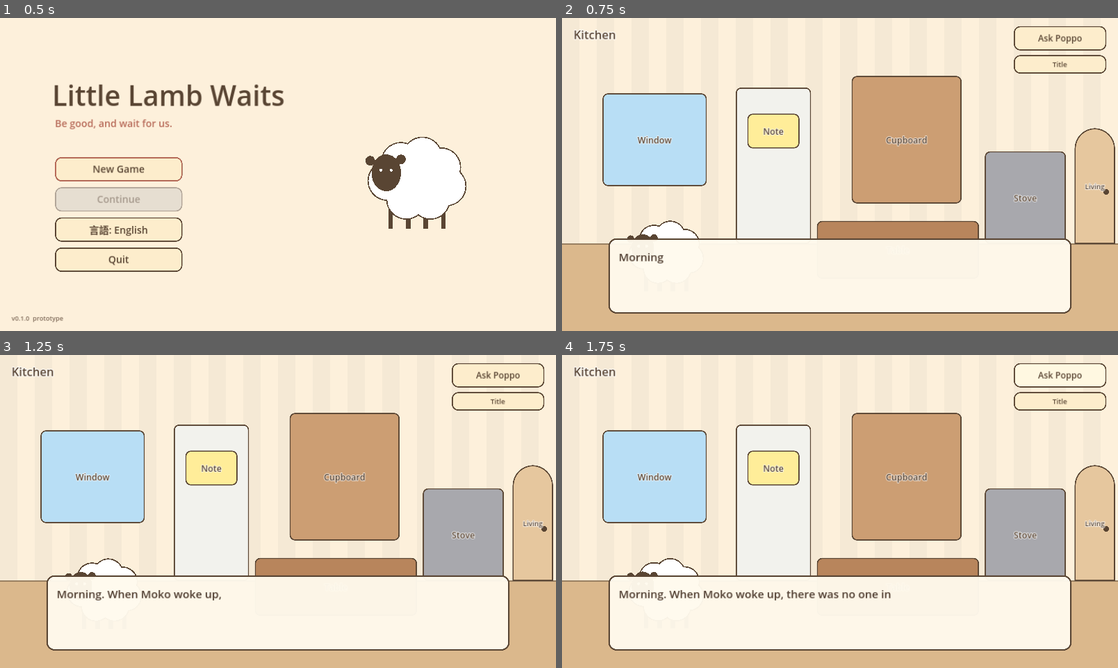
Above: before the commit, frames 1-4 (two rows, left to right).
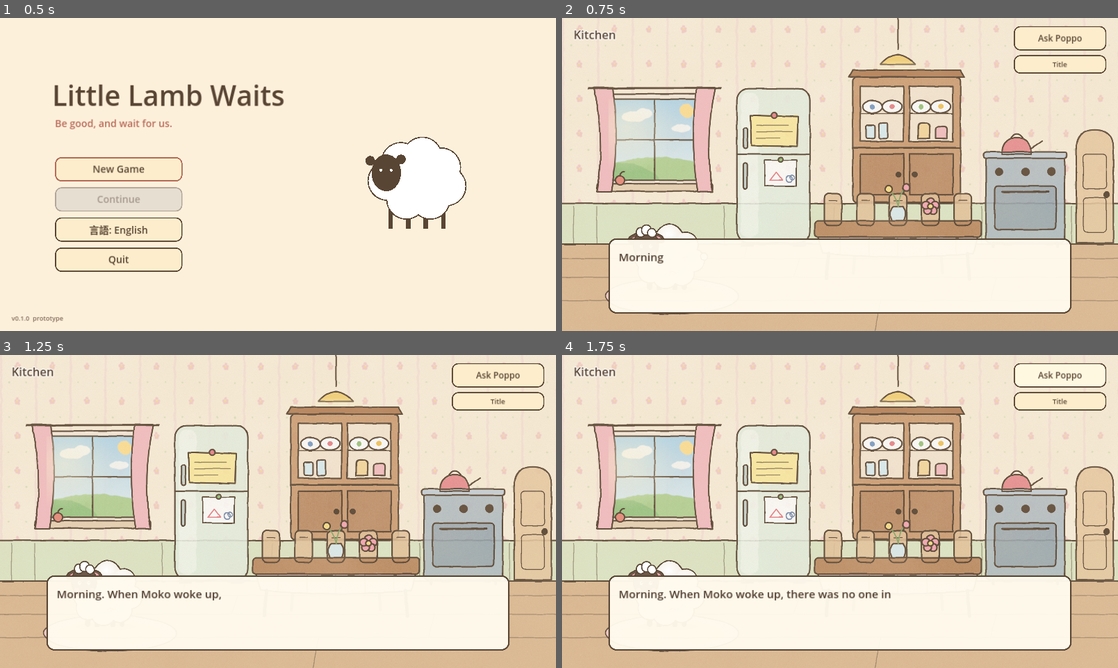
Above: after the commit, the same moments.

Repository: otomasisan/0001.Game1
Game: Godot game, scene res://scenes/title.tscn
Same seed, same stepped clock (60 frames per second), same inputs: the game is played once before the commit and once after it.
Inputs:
- Up to frame 1 (0.5 s): no input
- Up to frame 2 (0.75 s): click "New Game" at 0.5 s
- Up to frame 3 (1.25 s): no input
- Up to frame 4 (1.75 s): click "Ask Poppo" at 1.25 s

Frame 1 is identical in both runs. In frame 2, 21% of the frame differs, in the area x 0-100%, y 0-100%; in frame 3, 21%; in frame 4, 21%.

Commit message:
絵柄お試し: 台所(第1章)の背景とモコの立ち絵
- 絵本風(手描き線+水彩+紙の質感)の台所背景とモコを SVG で作成し PNG に書き出し
- 背景の絵がある部屋では、クリック場所をなぞったときだけ光らせて名前の札を出す
- 部屋に章ごとの背景(backgrounds)、モコに立ち絵(texture)を設定できるように
- 絵の作り方とルールを art/README.md に記載
- PNG はいったん通常の Git で管理(CI は LFS 取得も有効化)

Co-Authored-By: Claude Opus 5.5 <noreply@anthropic.com>
Claude-Session: https://claude.ai/code/session_01MyMhrxTU5A9NQx4teADWGb

Diff:
--- /dev/null
+++ b/art/src/kitchen_ch1.svg
@@ -0,0 +1,223 @@
+<svg xmlns="http://www.w3.org/2000/svg" width="1920" height="1080" viewBox="0 0 1920 1080">
+  <!-- ひつじのおるすばん / 台所(第1章「通常」)  絵柄お試し版
+       線: 太めの手描き風(ゆらぎフィルタ)  塗り: 水彩風(にじみ+紙の質感)
+       クリック位置(scenes/rooms/kitchen.tscn)と物の位置をそろえてある -->
+  <defs>
+    <filter id="wobble" x="-5%" y="-5%" width="110%" height="110%">
+      <feTurbulence type="fractalNoise" baseFrequency="0.018" numOctaves="2" seed="3" result="n"/>
+      <feDisplacementMap in="SourceGraphic" in2="n" scale="5" xChannelSelector="R" yChannelSelector="G"/>
+    </filter>
+    <filter id="wc" x="-5%" y="-5%" width="110%" height="110%">
+      <feTurbulence type="fractalNoise" baseFrequency="0.035" numOctaves="3" seed="8" result="n"/>
+      <feDisplacementMap in="SourceGraphic" in2="n" scale="9" xChannelSelector="R" yChannelSelector="G" result="d"/>
+      <feGaussianBlur in="d" stdDeviation="1.3" result="b"/>
+      <feTurbulence type="fractalNoise" baseFrequency="0.9" numOctaves="2" seed="2" result="grain"/>
+      <feColorMatrix in="grain" type="matrix" values="0 0 0 0 0  0 0 0 0 0  0 0 0 0 0  0 0 0 -0.35 1.05" result="ga"/>
+      <feComposite in="b" in2="ga" operator="in"/>
+    </filter>
+    <filter id="paper" x="0" y="0" width="100%" height="100%">
+      <feTurbulence type="fractalNoise" baseFrequency="0.6" numOctaves="3" seed="11" result="n"/>
+      <feColorMatrix in="n" type="matrix" values="0 0 0 0 0.45  0 0 0 0 0.36  0 0 0 0 0.25  0 0 0 0.16 0"/>
+    </filter>
+    <filter id="blotch" x="0" y="0" width="100%" height="100%">
+      <feTurbulence type="fractalNoise" baseFrequency="0.004" numOctaves="3" seed="5" result="n"/>
+      <feColorMatrix in="n" type="matrix" values="0 0 0 0 0.85  0 0 0 0 0.65  0 0 0 0 0.45  0 0 0 0.22 -0.06"/>
+    </filter>
+    <filter id="soft"><feGaussianBlur stdDeviation="18"/></filter>
+    <pattern id="wallpaper" width="120" height="120" patternUnits="userSpaceOnUse">
+      <rect width="120" height="120" fill="#FBF0DC"/>
+      <rect x="0" width="8" height="120" fill="#F6DCD6" opacity="0.7"/>
+      <g fill="#F2BFC4" opacity="0.75">
+        <circle cx="60" cy="30" r="5"/><circle cx="66" cy="38" r="5"/><circle cx="54" cy="38" r="5"/>
+        <circle cx="57" cy="46" r="5"/><circle cx="64" cy="46" r="5"/>
+      </g>
+      <circle cx="60" cy="40" r="3" fill="#F7DD8A"/>
+      <g fill="#C9DDB0" opacity="0.8"><circle cx="30" cy="95" r="3"/><circle cx="90" cy="95" r="3"/></g>
+    </pattern>
+    <linearGradient id="sky" x1="0" y1="0" x2="0" y2="1">
+      <stop offset="0" stop-color="#A8D4EE"/><stop offset="1" stop-color="#E4F2F7"/>
+    </linearGradient>
+    <clipPath id="glass"><rect x="160" y="280" width="320" height="280"/></clipPath>
+    <radialGradient id="sunlight" cx="0.2" cy="0.35" r="0.55">
+      <stop offset="0" stop-color="#FFF6D8" stop-opacity="0.55"/><stop offset="1" stop-color="#FFF6D8" stop-opacity="0"/>
+    </radialGradient>
+  </defs>
+
+  <!-- ===== 壁と床 ===== -->
+  <g filter="url(#wc)">
+    <rect x="-20" y="-20" width="1960" height="680" fill="url(#wallpaper)"/>
+    <rect x="-20" y="640" width="1960" height="150" fill="#DCE7C6"/>
+    <rect x="-20" y="780" width="1960" height="320" fill="#D9B48A"/>
+    <ellipse cx="380" cy="960" rx="230" ry="62" fill="#F3C9C9"/>
+    <ellipse cx="380" cy="960" rx="180" ry="44" fill="#F8DEDA"/>
+  </g>
+  <g filter="url(#wobble)" stroke="#5A4636" stroke-linecap="round" fill="none">
+    <g stroke-width="3" opacity="0.5">
+      <line x1="40" y1="650" x2="40" y2="778"/><line x1="120" y1="650" x2="120" y2="778"/>
+      <line x1="560" y1="650" x2="560" y2="778"/><line x1="940" y1="650" x2="940" y2="700"/>
+      <line x1="1450" y1="650" x2="1450" y2="778"/><line x1="1760" y1="650" x2="1760" y2="778"/>
+    </g>
+    <path d="M-10 640 H1930" stroke-width="5"/>
+    <path d="M-10 780 H1930" stroke-width="6"/>
+    <g stroke-width="3" opacity="0.45">
+      <path d="M-10 830 H1930"/><path d="M-10 895 H1930"/><path d="M-10 975 H1930"/>
+      <path d="M300 780 L270 830"/><path d="M820 830 L800 895"/><path d="M1500 895 L1480 975"/>
+      <path d="M1100 975 L1080 1080"/><path d="M640 780 L630 830"/>
+    </g>
+    <ellipse cx="380" cy="960" rx="230" ry="62" stroke-width="4"/>
+  </g>
+
+  <!-- ===== ペンダントライト ===== -->
+  <g filter="url(#wobble)" stroke="#5A4636" stroke-width="5" stroke-linejoin="round">
+    <line x1="1160" y1="-10" x2="1160" y2="110"/>
+    <path d="M1100 160 Q1160 92 1220 160 Z" fill="#F5D37A"/>
+  </g>
+  <ellipse cx="1160" cy="190" rx="90" ry="34" fill="#FFF2C2" opacity="0.5" filter="url(#soft)"/>
+
+  <!-- ===== 窓 (140,260)-(500,580) ===== -->
+  <g filter="url(#wc)" clip-path="url(#glass)">
+    <rect x="160" y="280" width="320" height="280" fill="url(#sky)"/>
+    <ellipse cx="330" cy="600" rx="260" ry="120" fill="#A9CF8C"/>
+    <ellipse cx="200" cy="610" rx="160" ry="110" fill="#8FC07A"/>
+    <g fill="#FFFFFF" opacity="0.9">
+      <ellipse cx="250" cy="340" rx="44" ry="18"/><ellipse cx="282" cy="330" rx="30" ry="18"/>
+      <ellipse cx="410" cy="380" rx="34" ry="13"/>
+    </g>
+    <circle cx="430" cy="320" r="24" fill="#FFE08A"/>
+  </g>
+  <g filter="url(#wobble)" stroke="#5A4636" stroke-width="5" stroke-linejoin="round">
+    <rect x="150" y="270" width="340" height="300" fill="none" stroke-width="16" stroke="#F6EBDD"/>
+    <rect x="142" y="262" width="356" height="316" fill="none"/>
+    <rect x="160" y="280" width="320" height="280" fill="none"/>
+    <line x1="320" y1="280" x2="320" y2="560"/><line x1="160" y1="420" x2="480" y2="420"/>
+    <rect x="120" y="572" width="400" height="26" rx="6" fill="#E9D3B6"/>
+    <circle cx="200" cy="560" r="16" fill="#E88C7D"/><path d="M200 544 q6 -18 18 -14" fill="none"/>
+    <path d="M110 240 Q150 420 120 600 L170 600 Q200 420 175 240 Z" fill="#F4BFC3"/>
+    <path d="M530 240 Q490 420 520 600 L470 600 Q440 420 465 240 Z" fill="#F4BFC3"/>
+    <line x1="90" y1="242" x2="550" y2="242" stroke-width="7"/>
+  </g>
+  <rect x="160" y="280" width="320" height="280" fill="url(#sunlight)"/>
+
+  <!-- ===== れいぞうこ (600,240)-(860,780) と メモ (640,330)-(820,450) ===== -->
+  <g filter="url(#wc)">
+    <rect x="604" y="244" width="252" height="532" rx="40" fill="#E6F0E2"/>
+    <rect x="618" y="258" width="60" height="500" rx="24" fill="#F6FAF3" opacity="0.8"/>
+    <rect x="650" y="336" width="166" height="108" fill="#FCEB9C"/>
+    <rect x="700" y="490" width="110" height="90" fill="#FFFFFF"/>
+  </g>
+  <g filter="url(#wobble)" stroke="#5A4636" stroke-width="5" stroke-linecap="round" stroke-linejoin="round" fill="none">
+    <rect x="604" y="244" width="252" height="532" rx="40"/>
+    <line x1="604" y1="470" x2="856" y2="470"/>
+    <rect x="626" y="380" width="14" height="70" rx="7" fill="#C9D3CC"/>
+    <rect x="626" y="500" width="14" height="90" rx="7" fill="#C9D3CC"/>
+    <rect x="620" y="776" width="40" height="10" fill="#5A4636"/><rect x="800" y="776" width="40" height="10" fill="#5A4636"/>
+    <!-- メモ -->
+    <path d="M650 336 L816 340 L812 444 L654 440 Z" fill="none"/>
+    <circle cx="733" cy="336" r="10" fill="#E8848A"/>
+    <g stroke-width="3" opacity="0.7">
+      <path d="M672 370 h110"/><path d="M672 392 h124"/><path d="M672 414 h80"/>
+    </g>
+    <!-- 子どもの絵(クレヨンの家とひつじ: ミナの気配) -->
+    <rect x="700" y="490" width="110" height="90" stroke-width="4"/>
+    <circle cx="755" cy="488" r="8" fill="#8FC07A"/>
+    <path d="M718 560 l22 -28 l22 28 Z" stroke="#E8848A" stroke-width="4"/>
+    <circle cx="785" cy="555" r="11" stroke="#7A8FB0" stroke-width="4"/>
+    <circle cx="796" cy="550" r="8" stroke="#7A8FB0" stroke-width="4"/>
+  </g>
+
+  <!-- ===== しょっきだな (1000,200)-(1380,640) ===== -->
+  <g filter="url(#wc)">
+    <rect x="1004" y="204" width="372" height="432" rx="14" fill="#C8956A"/>
+    <rect x="1030" y="236" width="150" height="190" fill="#F4E7D3"/>
+    <rect x="1200" y="236" width="150" height="190" fill="#F4E7D3"/>
+    <rect x="1030" y="470" width="150" height="140" fill="#B7845B"/>
+    <rect x="1200" y="470" width="150" height="140" fill="#B7845B"/>
+  </g>
+  <g filter="url(#wobble)" stroke="#5A4636" stroke-width="5" stroke-linejoin="round" stroke-linecap="round" fill="none">
+    <path d="M990 204 H1390 L1376 180 H1004 Z" fill="#B7845B"/>
+    <rect x="1004" y="204" width="372" height="432" rx="14"/>
+    <rect x="1030" y="236" width="150" height="190"/><rect x="1200" y="236" width="150" height="190"/>
+    <line x1="1030" y1="330" x2="1180" y2="330" stroke-width="4"/><line x1="1200" y1="330" x2="1350" y2="330" stroke-width="4"/>
+    <!-- 4枚のおさら(家族の色) -->
+    <ellipse cx="1072" cy="306" rx="34" ry="22" fill="#FFFFFF"/><circle cx="1072" cy="306" r="9" fill="#7A9CC6" stroke="none"/>
+    <ellipse cx="1140" cy="306" rx="34" ry="22" fill="#FFFFFF"/><circle cx="1140" cy="306" r="9" fill="#E8848A" stroke="none"/>
+    <ellipse cx="1240" cy="306" rx="34" ry="22" fill="#FFFFFF"/><circle cx="1240" cy="306" r="9" fill="#9CC47F" stroke="none"/>
+    <ellipse cx="1308" cy="306" rx="34" ry="22" fill="#FFFFFF"/><circle cx="1308" cy="306" r="9" fill="#F2C55C" stroke="none"/>
+    <!-- コップとびん -->
+    <rect x="1050" y="370" width="30" height="46" rx="6" fill="#DCEEF2"/><rect x="1094" y="362" width="30" height="54" rx="6" fill="#DCEEF2"/>
+    <path d="M1230 416 v-40 q0 -14 14 -14 h12 q14 0 14 14 v40 Z" fill="#F7D9A0"/>
+    <path d="M1290 416 v-30 q0 -12 12 -12 h16 q12 0 12 12 v30 Z" fill="#F4BFC3"/>
+    <line x1="1004" y1="448" x2="1376" y2="448" stroke-width="6"/>
+    <rect x="1030" y="470" width="150" height="140"/><rect x="1200" y="470" width="150" height="140"/>
+    <circle cx="1162" cy="540" r="8" fill="#5A4636"/><circle cx="1218" cy="540" r="8" fill="#5A4636"/>
+  </g>
+
+  <!-- ===== コンロ (1460,460)-(1740,780) ===== -->
+  <g filter="url(#wc)">
+    <rect x="1464" y="476" width="272" height="300" rx="16" fill="#AEBBC4"/>
+    <rect x="1494" y="580" width="212" height="150" rx="12" fill="#97A6B0"/>
+    <path d="M1520 470 q0 -56 50 -56 q50 0 50 56 Z" fill="#E8848A"/>
+  </g>
+  <g filter="url(#wobble)" stroke="#5A4636" stroke-width="5" stroke-linejoin="round" stroke-linecap="round" fill="none">
+    <rect x="1464" y="476" width="272" height="300" rx="16"/>
+    <rect x="1456" y="462" width="288" height="22" rx="8" fill="#C7D1D8"/>
+    <rect x="1494" y="580" width="212" height="150" rx="12"/>
+    <line x1="1520" y1="600" x2="1680" y2="600" stroke-width="7"/>
+    <circle cx="1510" cy="530" r="12" fill="#5A4636"/><circle cx="1600" cy="530" r="12" fill="#5A4636"/><circle cx="1690" cy="530" r="12" fill="#5A4636"/>
+    <!-- やかん -->
+    <path d="M1520 470 q0 -56 50 -56 q50 0 50 56 Z"/>
+    <path d="M1550 414 q20 -26 40 0"/>
+    <path d="M1620 450 l38 -26"/>
+    <path d="M1490 790 v-14 M1710 790 v-14" stroke-width="10"/>
+  </g>
+
+  <!-- ===== テーブルといす (880,700)-(1440,900) ===== -->
+  <g filter="url(#wc)">
+    <g fill="#E5C49C">
+      <rect x="906" y="606" width="60" height="110" rx="16"/>
+      <rect x="1018" y="606" width="60" height="110" rx="16"/>
+      <rect x="1130" y="606" width="60" height="110" rx="16"/>
+      <rect x="1242" y="606" width="60" height="110" rx="16"/>
+      <rect x="1354" y="606" width="60" height="110" rx="16"/>
+    </g>
+    <rect x="872" y="700" width="576" height="56" rx="10" fill="#B98258"/>
+    <path d="M884 756 H1436 L1420 812 Q1160 836 900 812 Z" fill="#F6D8D6"/>
+  </g>
+  <g filter="url(#wobble)" stroke="#5A4636" stroke-width="5" stroke-linejoin="round" stroke-linecap="round" fill="none">
+    <rect x="906" y="606" width="60" height="110" rx="16"/><line x1="922" y1="630" x2="950" y2="630" stroke-width="3"/>
+    <rect x="1018" y="606" width="60" height="110" rx="16"/><line x1="1034" y1="630" x2="1062" y2="630" stroke-width="3"/>
+    <rect x="1130" y="606" width="60" height="110" rx="16"/><line x1="1146" y1="630" x2="1174" y2="630" stroke-width="3"/>
+    <rect x="1242" y="606" width="60" height="110" rx="16"/>
+    <rect x="1354" y="606" width="60" height="110" rx="16"/><line x1="1370" y1="630" x2="1398" y2="630" stroke-width="3"/>
+    <!-- 4つめの椅子だけ、花のクッション(だれの席?) -->
+    <g transform="translate(1272 650)">
+      <circle cx="0" cy="-16" r="13" fill="#F4A9B4"/><circle cx="15" cy="-4" r="13" fill="#F4A9B4"/>
+      <circle cx="9" cy="14" r="13" fill="#F4A9B4"/><circle cx="-9" cy="14" r="13" fill="#F4A9B4"/>
+      <circle cx="-15" cy="-4" r="13" fill="#F4A9B4"/><circle cx="0" cy="0" r="9" fill="#F7DD8A"/>
+    </g>
+    <rect x="872" y="700" width="576" height="56" rx="10"/>
+    <path d="M884 756 H1436 L1420 812 Q1160 836 900 812 Z"/>
+    <g stroke-width="3" opacity="0.5"><path d="M960 760 v56"/><path d="M1060 760 v62"/><path d="M1160 760 v64"/><path d="M1260 760 v62"/><path d="M1360 760 v56"/></g>
+    <path d="M920 812 L912 900" stroke-width="12"/><path d="M1400 812 L1408 900" stroke-width="12"/>
+    <path d="M1010 826 L1006 880" stroke-width="10" opacity="0.6"/><path d="M1310 826 L1314 880" stroke-width="10" opacity="0.6"/>
+    <!-- テーブルの上: 花びん -->
+    <path d="M1140 700 q-14 -30 4 -50 h32 q18 20 4 50 Z" fill="#DCEEF2"/>
+    <path d="M1160 650 q-8 -40 -30 -56 M1160 650 q4 -44 26 -60" stroke="#7FA86A" stroke-width="4"/>
+    <circle cx="1128" cy="590" r="12" fill="#F7DD8A"/><circle cx="1188" cy="586" r="12" fill="#F4A9B4"/>
+  </g>
+
+  <!-- ===== ドア (1770,380)-(1910,780) ===== -->
+  <g filter="url(#wc)">
+    <path d="M1776 776 V450 Q1776 386 1840 386 Q1904 386 1904 450 V776 Z" fill="#E8C9A0"/>
+  </g>
+  <g filter="url(#wobble)" stroke="#5A4636" stroke-width="5" stroke-linejoin="round" fill="none">
+    <path d="M1776 776 V450 Q1776 386 1840 386 Q1904 386 1904 450 V776 Z"/>
+    <rect x="1800" y="470" width="80" height="120" rx="12" stroke-width="3"/>
+    <rect x="1800" y="620" width="80" height="120" rx="12" stroke-width="3"/>
+    <circle cx="1880" cy="610" r="9" fill="#5A4636"/>
+  </g>
+
+  <!-- ===== 紙の質感 ===== -->
+  <rect width="1920" height="1080" filter="url(#blotch)"/>
+  <rect width="1920" height="1080" filter="url(#paper)"/>
+</svg>
--- /dev/null
+++ b/art/src/moko.svg
@@ -0,0 +1,50 @@
+<svg xmlns="http://www.w3.org/2000/svg" width="400" height="400" viewBox="0 0 400 400">
+  <!-- ひつじのおるすばん / モコ(立ち絵・左向き) 絵柄お試し版 -->
+  <defs>
+    <filter id="wobble" x="-10%" y="-10%" width="120%" height="120%">
+      <feTurbulence type="fractalNoise" baseFrequency="0.03" numOctaves="2" seed="4" result="n"/>
+      <feDisplacementMap in="SourceGraphic" in2="n" scale="4" xChannelSelector="R" yChannelSelector="G"/>
+    </filter>
+    <filter id="wc" x="-10%" y="-10%" width="120%" height="120%">
+      <feTurbulence type="fractalNoise" baseFrequency="0.05" numOctaves="3" seed="9" result="n"/>
+      <feDisplacementMap in="SourceGraphic" in2="n" scale="6" xChannelSelector="R" yChannelSelector="G" result="d"/>
+      <feGaussianBlur in="d" stdDeviation="0.9"/>
+    </filter>
+    <radialGradient id="wool" cx="0.45" cy="0.35" r="0.7">
+      <stop offset="0" stop-color="#FFFFFF"/><stop offset="1" stop-color="#F1E8DA"/>
+    </radialGradient>
+  </defs>
+  <!-- かげ -->
+  <ellipse cx="205" cy="372" rx="130" ry="16" fill="#5A4636" opacity="0.15"/>
+  <!-- あし -->
+  <g filter="url(#wobble)" stroke="#5A4636" stroke-width="5" stroke-linecap="round">
+    <path d="M128 300 v62" stroke-width="22"/><path d="M168 310 v56" stroke-width="22"/>
+    <path d="M238 310 v56" stroke-width="22"/><path d="M278 300 v62" stroke-width="22"/>
+  </g>
+  <!-- もこもこの体(線の円の上に一回り小さい塗りの円を重ねて、外側の輪郭だけ残す) -->
+  <g filter="url(#wobble)">
+    <g fill="#5A4636"><circle cx="120" cy="236" r="58"/><circle cx="150" cy="176" r="58"/><circle cx="214" cy="150" r="62"/><circle cx="282" cy="180" r="58"/><circle cx="316" cy="246" r="52"/><circle cx="268" cy="300" r="56"/><circle cx="196" cy="312" r="58"/><circle cx="130" cy="292" r="54"/><circle cx="210" cy="236" r="80"/></g>
+    <g fill="url(#wool)"><circle cx="120" cy="236" r="53"/><circle cx="150" cy="176" r="53"/><circle cx="214" cy="150" r="57"/><circle cx="282" cy="180" r="53"/><circle cx="316" cy="246" r="47"/><circle cx="268" cy="300" r="51"/><circle cx="196" cy="312" r="53"/><circle cx="130" cy="292" r="49"/><circle cx="210" cy="236" r="75"/></g>
+    <g fill="none" stroke="#5A4636" stroke-width="3" stroke-linecap="round" opacity="0.35">
+      <path d="M196 160 q16 -10 30 0"/><path d="M272 236 q14 -10 28 0"/><path d="M214 300 q14 -10 28 0"/><path d="M286 176 q10 -12 24 -4"/>
+    </g>
+  </g>
+  <!-- しっぽ -->
+  <g filter="url(#wobble)"><circle cx="364" cy="230" r="16" fill="#FFFFFF" stroke="#5A4636" stroke-width="5"/></g>
+  <!-- 顔 -->
+  <g filter="url(#wobble)" stroke="#5A4636" stroke-width="5" stroke-linejoin="round">
+    <ellipse cx="62" cy="150" rx="30" ry="16" fill="#6E5848" transform="rotate(-28 62 150)"/>
+    <ellipse cx="164" cy="150" rx="30" ry="16" fill="#6E5848" transform="rotate(28 164 150)"/>
+    <ellipse cx="62" cy="152" rx="16" ry="7" fill="#F2A9B0" stroke="none" transform="rotate(-28 62 152)"/>
+    <ellipse cx="164" cy="152" rx="16" ry="7" fill="#F2A9B0" stroke="none" transform="rotate(28 164 152)"/>
+    <ellipse cx="112" cy="182" rx="54" ry="64" fill="#6E5848"/>
+    <!-- 頭の上のもこもこ -->
+    <g fill="#FFFFFF"><circle cx="90" cy="126" r="20"/><circle cx="114" cy="116" r="22"/><circle cx="138" cy="128" r="19"/></g>
+  </g>
+  <g>
+    <ellipse cx="92" cy="186" rx="7" ry="9" fill="#FFFFFF"/><ellipse cx="132" cy="186" rx="7" ry="9" fill="#FFFFFF"/>
+    <circle cx="94" cy="183" r="2.6" fill="#5A4636"/><circle cx="134" cy="183" r="2.6" fill="#5A4636"/>
+    <ellipse cx="80" cy="214" rx="11" ry="7" fill="#F2A9B0" opacity="0.8"/><ellipse cx="146" cy="214" rx="11" ry="7" fill="#F2A9B0" opacity="0.8"/>
+    <path d="M104 222 q8 7 16 0" fill="none" stroke="#F4E3D3" stroke-width="3" stroke-linecap="round"/>
+  </g>
+</svg>
--- a/scenes/rooms/kids_room.tscn
+++ b/scenes/rooms/kids_room.tscn
@@ -1,8 +1,9 @@
-[gd_scene load_steps=4 format=3]
+[gd_scene load_steps=5 format=3]
 
 [ext_resource type="Script" path="res://scripts/room.gd" id="1"]
 [ext_resource type="Script" path="res://scripts/hotspot.gd" id="2"]
 [ext_resource type="Script" path="res://scripts/moko.gd" id="3"]
+[ext_resource type="Texture2D" path="res://assets/characters/moko.png" id="4"]
 
 [node name="KidsRoom" type="Control"]
 layout_mode = 3
@@ -82,3 +83,4 @@
 offset_right = 1000.0
 offset_bottom = 980.0
 script = ExtResource("3")
+texture = ExtResource("4")
--- a/scenes/rooms/kitchen.tscn
+++ b/scenes/rooms/kitchen.tscn
@@ -1,8 +1,10 @@
-[gd_scene load_steps=4 format=3]
+[gd_scene load_steps=6 format=3]
 
 [ext_resource type="Script" path="res://scripts/room.gd" id="1"]
 [ext_resource type="Script" path="res://scripts/hotspot.gd" id="2"]
 [ext_resource type="Script" path="res://scripts/moko.gd" id="3"]
+[ext_resource type="Texture2D" path="res://assets/characters/moko.png" id="4"]
+[ext_resource type="Texture2D" path="res://assets/rooms/kitchen_ch1.png" id="bg1"]
 
 [node name="Kitchen" type="Control"]
 layout_mode = 3
@@ -16,6 +18,7 @@
 name_key = "ROOM_KITCHEN"
 wall_colors = Array[Color]([Color(0.99, 0.94, 0.86, 1), Color(0.98, 0.82, 0.68, 1), Color(0.82, 0.8, 0.78, 1), Color(0.9, 0.84, 0.62, 1)])
 floor_color = Color(0.86, 0.72, 0.55, 1)
+backgrounds = Array[Texture2D]([ExtResource("bg1")])
 
 
 [node name="Window" type="Control" parent="."]
@@ -102,3 +105,4 @@
 offset_right = 520.0
 offset_bottom = 960.0
 script = ExtResource("3")
+texture = ExtResource("4")
--- a/scenes/rooms/living_room.tscn
+++ b/scenes/rooms/living_room.tscn
@@ -1,8 +1,9 @@
-[gd_scene load_steps=4 format=3]
+[gd_scene load_steps=5 format=3]
 
 [ext_resource type="Script" path="res://scripts/room.gd" id="1"]
 [ext_resource type="Script" path="res://scripts/hotspot.gd" id="2"]
 [ext_resource type="Script" path="res://scripts/moko.gd" id="3"]
+[ext_resource type="Texture2D" path="res://assets/characters/moko.png" id="4"]
 
 [node name="LivingRoom" type="Control"]
 layout_mode = 3
@@ -95,3 +96,4 @@
 offset_right = 620.0
 offset_bottom = 980.0
 script = ExtResource("3")
+texture = ExtResource("4")
--- a/scripts/hotspot.gd
+++ b/scripts/hotspot.gd
@@ -23,6 +23,12 @@
 @export var visible_if: String = ""
 @export var draw_placeholder: bool = true
 @export var label_size: int = 30
+
+## 部屋に背景の絵があるとき true(Room が設定する)。仮の図形は描かず、なぞったときだけ光らせる
+var art_mode := false:
+	set(v):
+		art_mode = v
+		queue_redraw()
 
 var _hover := false
 
@@ -55,6 +61,9 @@
 
 
 func _draw() -> void:
+	if art_mode:
+		_draw_art_hover()
+		return
 	if not draw_placeholder:
 		return
 	var col := fill_color.lightened(0.15) if _hover else fill_color
@@ -93,3 +102,28 @@
 		var pos := Vector2((size.x - ts.x) * 0.5, size.y * 0.5 + ts.y * 0.3)
 		draw_string_outline(font, pos, text, HORIZONTAL_ALIGNMENT_LEFT, -1, label_size, 8, Color(1, 1, 1, 0.85))
 		draw_string(font, pos, text, HORIZONTAL_ALIGNMENT_LEFT, -1, label_size, line)
+
+
+func _draw_art_hover() -> void:
+	if not _hover or hotspot_id.is_empty():
+		return
+	var sb := StyleBoxFlat.new()
+	sb.bg_color = Color(1, 0.98, 0.9, 0.18)
+	sb.border_color = Color(1, 0.97, 0.86, 0.95)
+	sb.set_border_width_all(5)
+	sb.set_corner_radius_all(22)
+	draw_style_box(sb, Rect2(Vector2(-6, -6), size + Vector2(12, 12)))
+	if label_key.is_empty():
+		return
+	# 名前の札
+	var font := get_theme_default_font()
+	var text := tr(label_key)
+	var ts := font.get_string_size(text, HORIZONTAL_ALIGNMENT_LEFT, -1, label_size)
+	var tag := Rect2(Vector2((size.x - ts.x) * 0.5 - 18, size.y * 0.5 - ts.y * 0.5 - 10), ts + Vector2(36, 20))
+	var tsb := StyleBoxFlat.new()
+	tsb.bg_color = Color(1, 0.98, 0.93, 0.95)
+	tsb.border_color = Color(0.35, 0.27, 0.2)
+	tsb.set_border_width_all(3)
+	tsb.set_corner_radius_all(int(tag.size.y * 0.5))
+	draw_style_box(tsb, tag)
+	draw_string(font, tag.position + Vector2(18, 10 + ts.y * 0.78), text, HORIZONTAL_ALIGNMENT_LEFT, -1, label_size, Color(0.35, 0.27, 0.2))
--- a/scripts/moko.gd
+++ b/scripts/moko.gd
@@ -2,6 +2,9 @@
 class_name Moko
 extends Control
 ## 主人公モコの仮の姿(丸いシルエットに点の目)。ゆっくり上下にゆれる。
+
+## 立ち絵。設定されていれば仮の図形の代わりに描く
+@export var texture: Texture2D
 
 var _t := 0.0
 
@@ -16,6 +19,13 @@
 
 
 func _draw() -> void:
+	if texture:
+		# 息をしているように、ほんの少し伸び縮みさせる
+		var s := 1.0 + sin(_t * 2.0) * 0.012
+		var fit := minf(size.x / texture.get_width(), size.y / texture.get_height())
+		var tsz := Vector2(texture.get_width(), texture.get_height()) * fit * Vector2(1.0 / s, s)
+		draw_texture_rect(texture, Rect2(Vector2((size.x - tsz.x) * 0.5, size.y - tsz.y), tsz), false)
+		return
 	var line := Color(0.35, 0.27, 0.2)
 	var wool := Color(1, 1, 1)
 	var c := size * 0.5 + Vector2(0, sin(_t * 2.0) * 4.0)
--- a/scripts/room.gd
+++ b/scripts/room.gd
@@ -11,6 +11,8 @@
 @export var wall_colors: Array[Color] = [Color(0.99, 0.94, 0.86)]
 @export var floor_color: Color = Color(0.86, 0.72, 0.55)
 @export var floor_height: float = 300.0
+## 章ごとの背景の絵(1章, 2章, ...)。空や null の章は仮の塗り(wall_colors)で描く
+@export var backgrounds: Array[Texture2D] = []
 
 
 func _ready() -> void:
@@ -19,7 +21,23 @@
 		return
 	for h in find_children("*", "Hotspot", true, false):
 		(h as Hotspot).pressed.connect(func(id: String): hotspot_pressed.emit(id))
-	GameState.changed.connect(queue_redraw)
+	GameState.changed.connect(_refresh_art)
+	_refresh_art()
+
+
+## 背景の絵がある章では、クリック場所の仮の図形を消して「なぞったときだけ光る」表示にする
+func _refresh_art() -> void:
+	var has_art := current_background() != null
+	for h in find_children("*", "Hotspot", true, false):
+		(h as Hotspot).art_mode = has_art
+	queue_redraw()
+
+
+func current_background() -> Texture2D:
+	var idx := _chapter() - 1
+	if idx >= 0 and idx < backgrounds.size():
+		return backgrounds[idx]
+	return null
 
 
 func _chapter() -> int:
@@ -27,6 +45,10 @@
 
 
 func _draw() -> void:
+	var bg := current_background()
+	if bg:
+		draw_texture_rect(bg, Rect2(0, 0, 1920, 1080), false)
+		return
 	var idx := clampi(_chapter() - 1, 0, max(wall_colors.size() - 1, 0))
 	var wall: Color = wall_colors[idx] if wall_colors.size() > 0 else Color.WHITE
 	var w := 1920.0
--- a/tests/smoke_test.gd
+++ b/tests/smoke_test.gd
@@ -90,6 +90,13 @@
 	await wait_idle()
 	expect(GameState.room == "kitchen", "台所から始まる")
 	await shot("02_kitchen")
+	var memo: Hotspot = main.room_node.get_node("Memo")
+	expect(memo.art_mode, "背景の絵がある部屋では仮の図形を描かない")
+	memo._hover = true
+	memo.queue_redraw()
+	await shot("02b_kitchen_hover")
+	memo._hover = false
+	memo.queue_redraw()
 
 	main.show_hint()
 	await wait_idle()
Not shown, added: art/.gdignore
Binary file added: assets/characters/moko.png
Not shown, added: assets/characters/moko.png.import
Binary file added: assets/rooms/kitchen_ch1.png
Not shown, added: assets/rooms/kitchen_ch1.png.import
